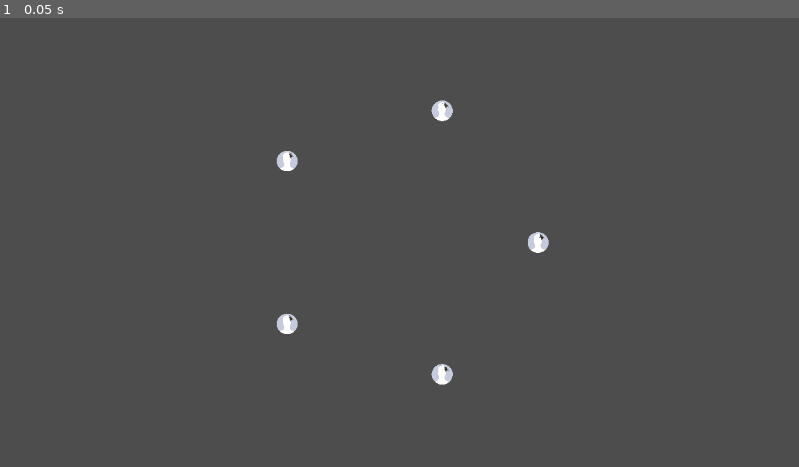
Above: before the commit, frame 1.
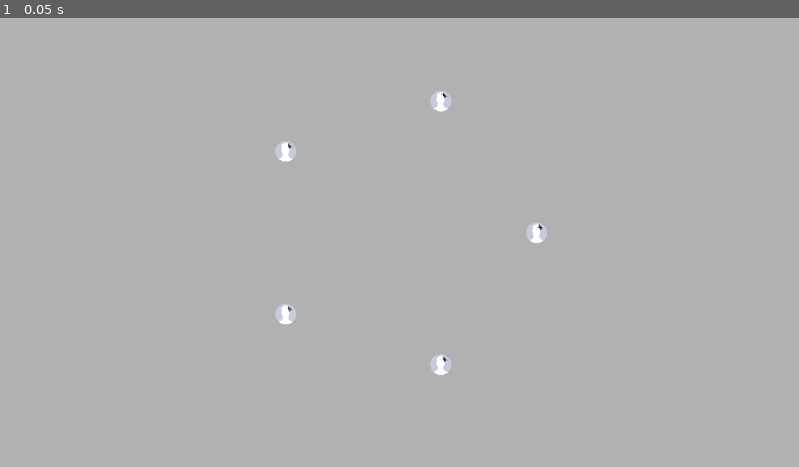
Above: after the commit, the same moment.

Repository: Pikachuxxxx/social-loops-gmtk
Game: Godot game, scene res://Scenes/main.tscn
The game is run twice, just before and just after one commit, with the same random seed, the same clock (stepped at 60 frames per second) and the same inputs.
Inputs:
- Up to frame 1 (0.05 s): no input

The runs differ from the first frame. In frame 1, 100% of the frame differs, in the area x 0-100%, y 0-100%.

Commit message:
feat: Added basic structs for person and posts

Diff:
--- a/Scenes/main.tscn
+++ b/Scenes/main.tscn
@@ -6,3 +6,6 @@
 script = ExtResource("1_bo1nx")
 
 [node name="ZuckAlg" type="Node" parent="."]
+
+[node name="Camera2D" type="Camera2D" parent="."]
+position = Vector2(578, 338)
--- a/Scripts/Persona.gd
+++ b/Scripts/Persona.gd
@@ -1,23 +1,19 @@
 extends Node
 
-const PT = preload("res://Scripts/PostType.gd")
+const PT = preload("res://Scripts/PostTypes.gd")
+const PERT = preload("res://Scripts/PersonaTypes.gd")
 
-# Use POST_TYPE as an enum or bitmask
-#export(int, "ASMR", "POLITICAL", "COOKING", "CATS_DOGS_PICS", "TECHNOLOGY", "METAL_MUSIC", "FASHION", "SHOWER_THOUGHTS", "BUSINESS", "MEME", "RANT", "CELEB_GOSSIP", "ASTROLOGY") var post_type = 0
-
-# Exported variables go here, at the top of the class!
-const post_type: PT.POST_TYPE = PT.POST_TYPE.MEME
-# var porsona type ???
-const user_name: String = ""
-const occupation: String = ""
-const age: int = 0
+@export var persona_type: PERT.PERSONA_TYPE
+@export var interests: PT.POST_TYPE
+@export var dislikes: PT.POST_TYPE
+@export var user_name: String = ""
+@export var occupation: String = ""
+@export var age: int = 0
+@export var variant_idx: int = 0
+# randomly initialized at start for different varaints of the persona type
 const drama: float = 0.0
 const tolerance: float = 0.0
 const influence: float = 0.0
+# influenced by simulation
 var vibe: float = 100.0
 var mood: float = 0.0
-
-@export var number: int = 5
-
-func _ready():
-	pass
--- /dev/null
+++ b/Scripts/PersonaTypes.gd
@@ -0,0 +1,17 @@
+enum PERSONA_TYPE {
+	TECH_BRO  ,
+	GOTH_GIRL,
+	CAT_LOVER,
+	DOG_LOVER,
+	FINANCE_BRO,
+	INFLUENCER,
+	KAREN,
+	TROLL,
+	REPOSTER,
+	ZEALOT,
+	CLICKBAITER,
+	ANARCHIST,
+	CLOUT_CHASER,
+	LURKER,
+	SUGARDADDY,
+}
--- a/Scripts/Post.gd
+++ b/Scripts/Post.gd
@@ -1 +1,12 @@
 extends Node
+
+const PT = preload("res://Scripts/PostTypes.gd")
+
+@export var post_type: PT.POST_TYPE
+@export var chaos: float
+@export var valence: float
+@export var base_engagement: float
+var likes_count: int
+var who_liked: Array
+var who_posted: int
+var is_alive: bool
--- a/Scripts/PostType.gd
+++ b/Scripts/PostTypes.gd
@@ -12,5 +12,5 @@
 	MEME,
 	RANT,
 	CELEB_GOSSIP,
-	ASTROLOGY
+	ASTROLOGY,
 }
--- /dev/null
+++ b/Scripts/Zuck.gd
@@ -0,0 +1,5 @@
+## Main Social Sim Alg
+## and someglobal variables
+
+@export var post_cooldown_time_sec: int
+@export var round_cooldown_time_sec: int
--- a/project.godot
+++ b/project.godot
@@ -14,3 +14,7 @@
 run/main_scene="uid://dcqben84wg4cm"
 config/features=PackedStringArray("4.4", "Forward Plus")
 config/icon="res://icon.svg"
+
+[rendering]
+
+environment/defaults/default_clear_color=Color(0.695505, 0.695503, 0.695502, 1)
Not shown, added: Scripts/PersonaTypes.gd.uid
Renamed: Scripts/PostType.gd.uid -> Scripts/PostTypes.gd.uid
Not shown, added: Scripts/Zuck.gd.uid
